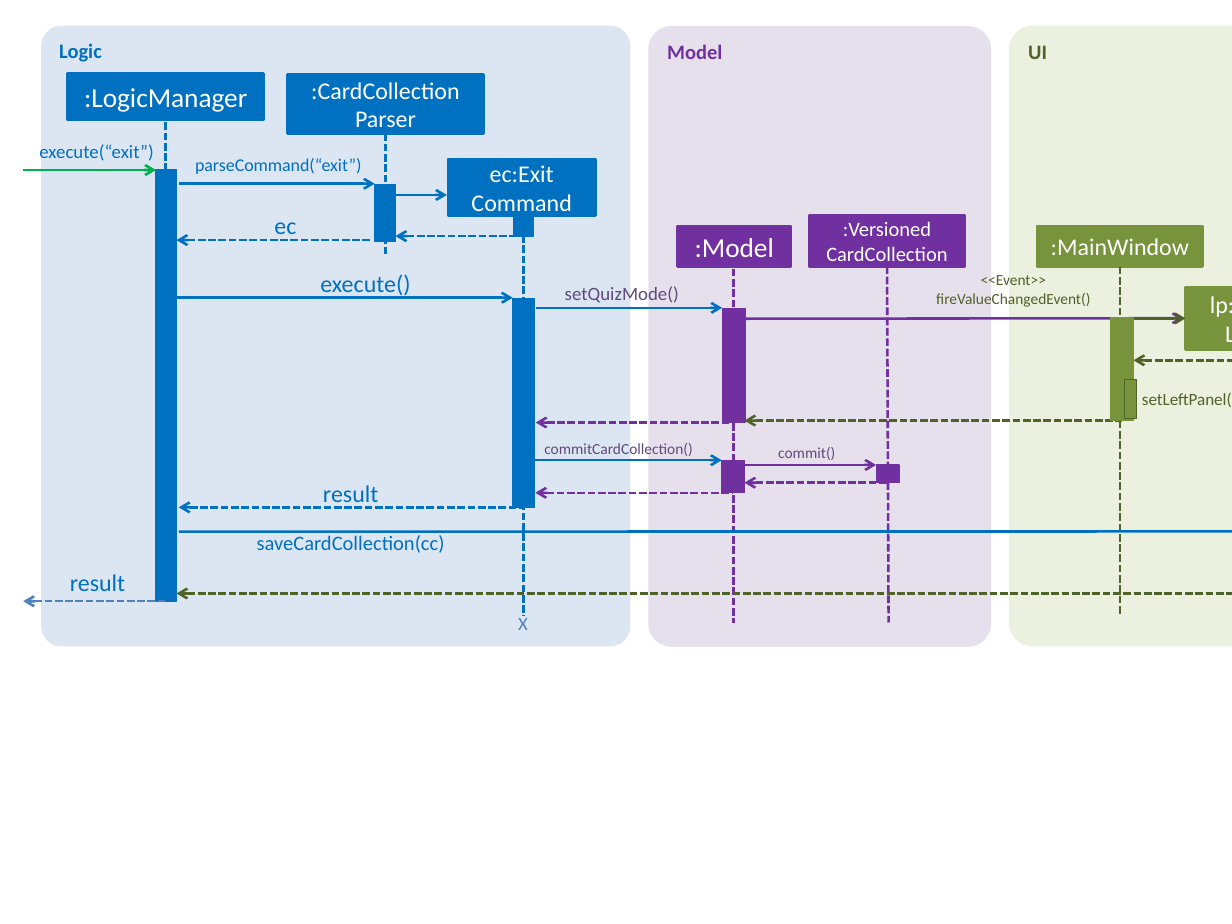
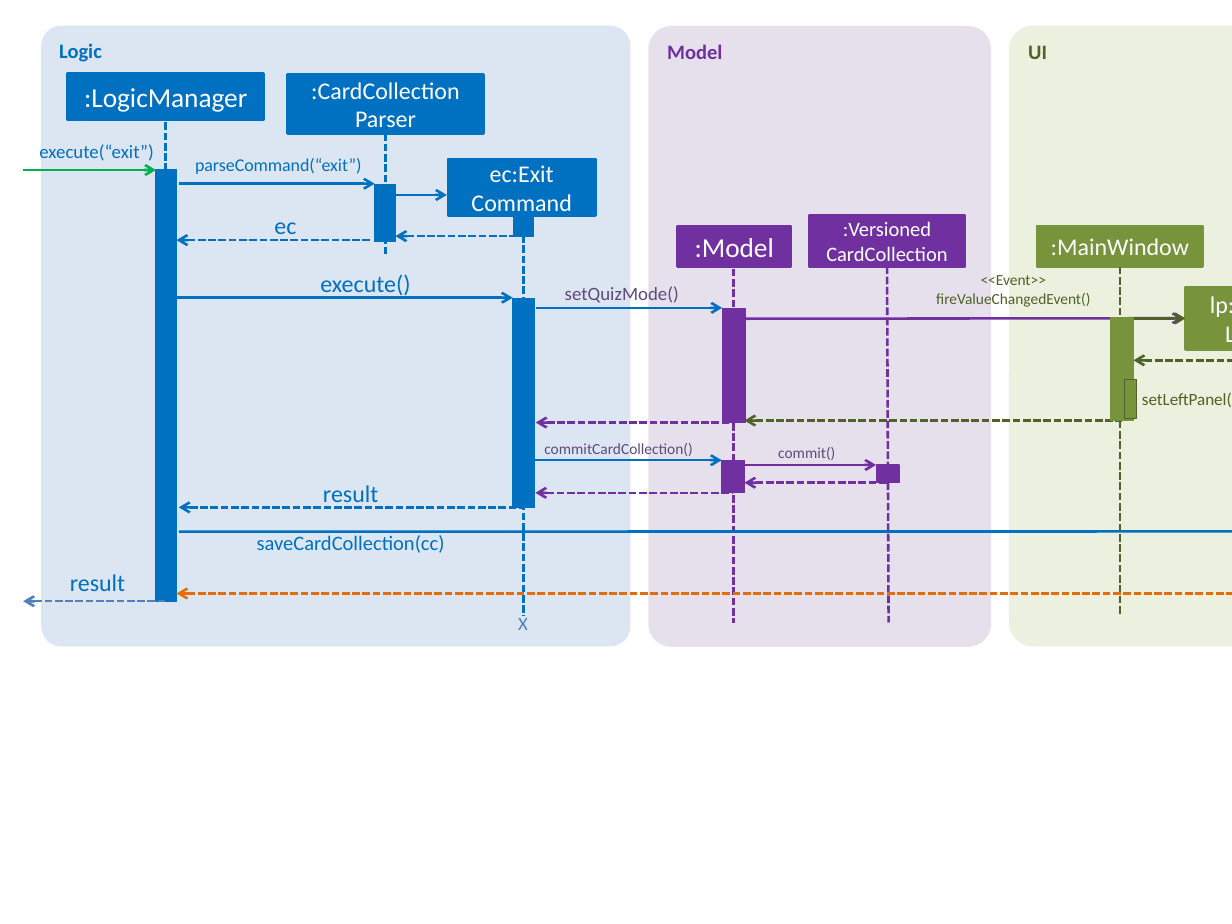
Before and after one commit to CS2103-AY1819S2-T12-2/main, a slide deck: slide 1 of docs/diagrams/ExitQuizSequenceDiagram.pptx. Drawn at 1232x924 pixels with LibreOffice and Linux fonts; fonts in the diff are those of the drawing. Boxes give left, top, right and bottom in pixels: in the first picture for what was removed or moved away, otherwise in the second. Text is boxed around its words. In the diff, an @@ line names an element or a change of style, - is before the commit and + after.

```diff
--- a/docs/diagrams/ExitQuizSequenceDiagram.pptx
+++ b/docs/diagrams/ExitQuizSequenceDiagram.pptx
@@ arrow (176, 594) - (1232, 594): stroke #4F6228 1.5 pt dashed to #E46C0A 1.5 pt dashed @@
```
Also in this commit, not shown: 1 other file.
